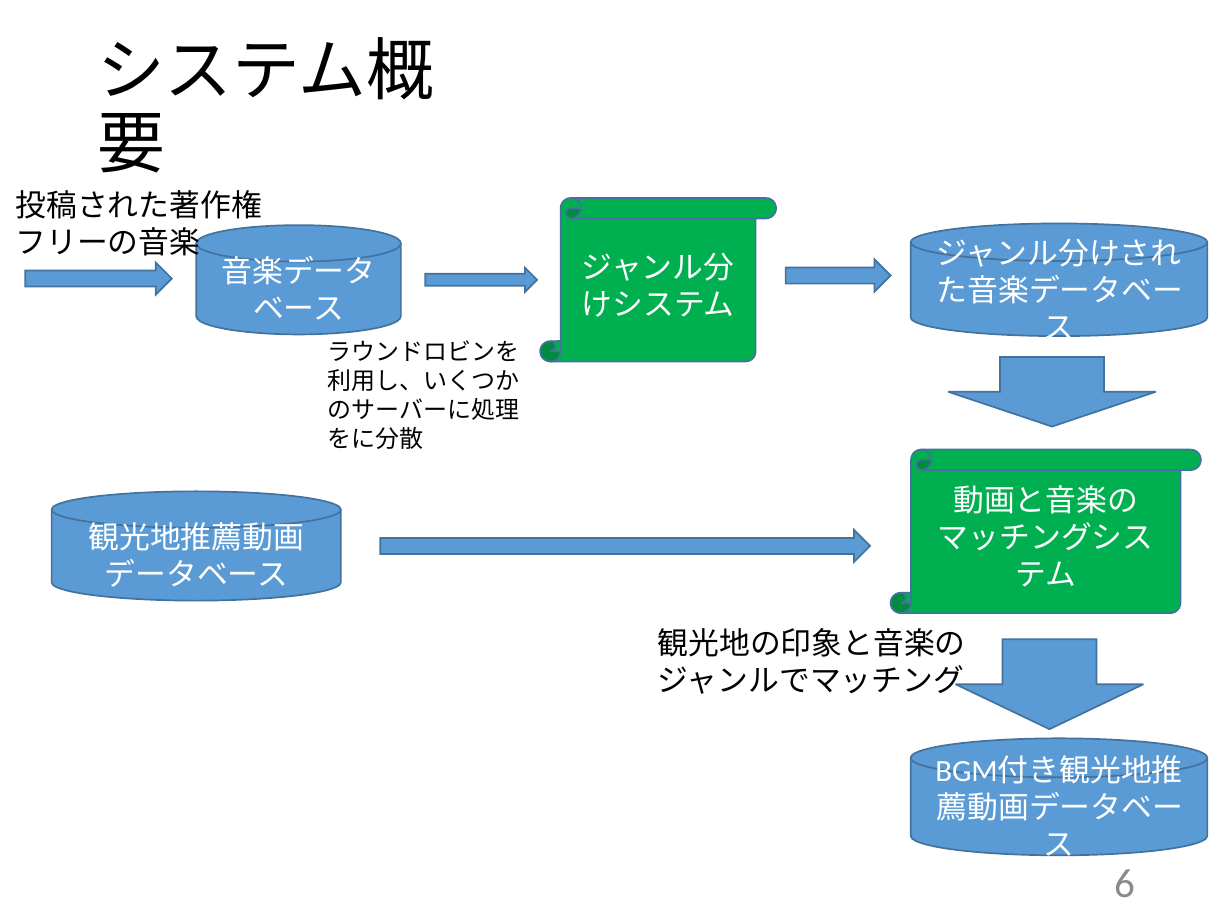
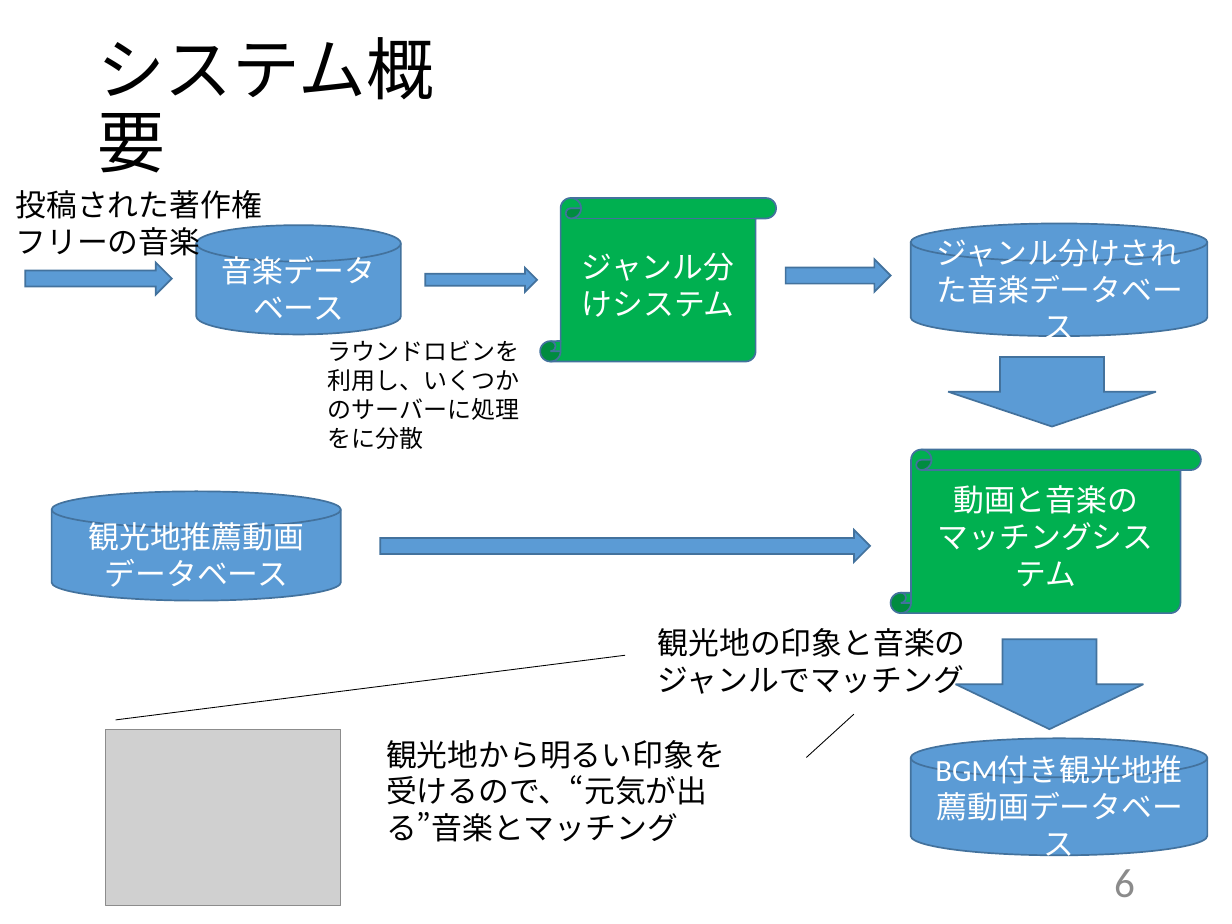
Before and after one commit to kait-takanolab/1821144-yoshii-thesis, a slide deck: slide 6 of 学部_中間発表_1821144.pptx. Drawn at 1232x924 pixels with LibreOffice and Linux fonts; fonts in the diff are those of the drawing; grey boxes stand for pictures. Boxes give left, top, right and bottom in pixels: in the first picture for what was removed or moved away, otherwise in the second. Text is boxed around its words. In the diff, an @@ line names an element or a change of style, - is before the commit and + after.

```diff
--- a/学部_中間発表_1821144.pptx
+++ b/学部_中間発表_1821144.pptx
@@ line added from (625, 655) to (116, 719), #000000 0.5 pt @@
@@ line added from (854, 715) to (807, 758), #000000 0.5 pt @@
@@ picture added at (106,729,341,906) @@
@@ text added at (386,740,725,842), 18 pt, text #000000 @@
+観光地から明るい印象を受けるので、“元気が出る”音楽とマッチング
```
